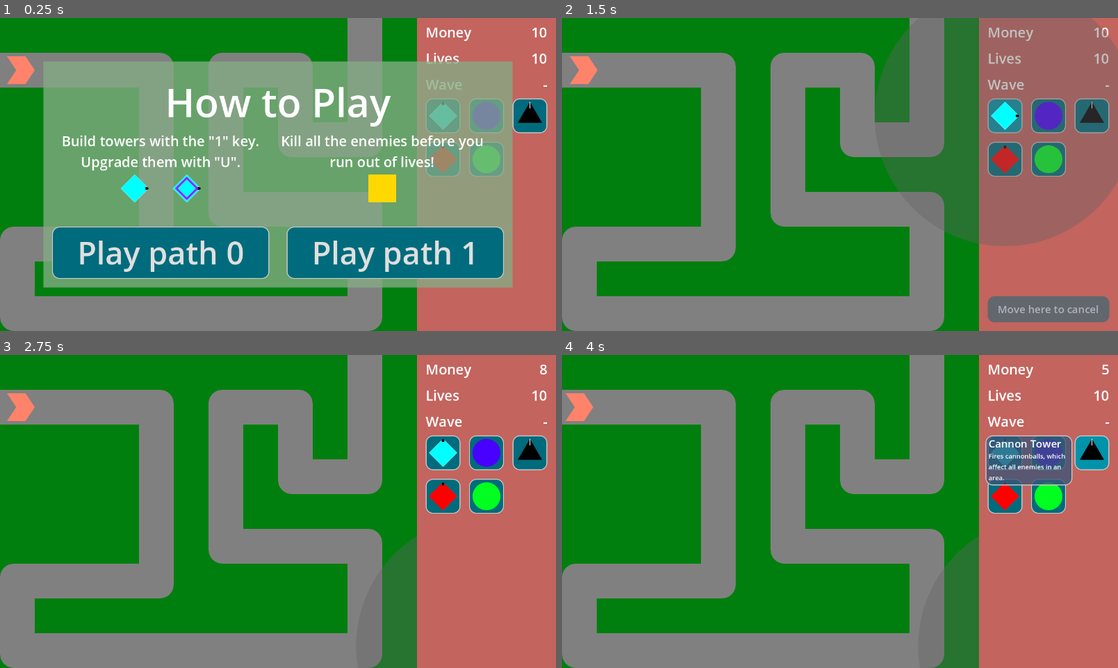
Above: before the commit, frames 1-4 (two rows, left to right).
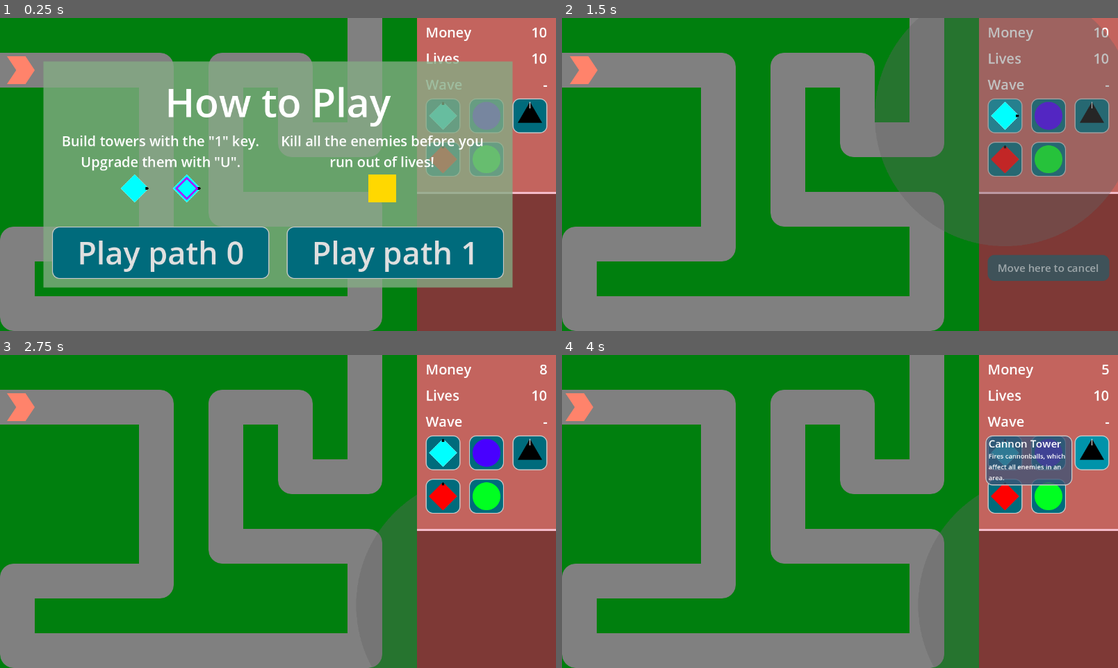
Above: after the commit, the same moments.

Repository: phrasmotica/godot-tower-defence
Game: Godot game, scene res://scenes/game.tscn
Same seed, same stepped clock (60 frames per second), same inputs: the game is played once before the commit and once after it.
Inputs (mouse positions are in pixels of both pictures, inside the frame that each line leads up to):
- Up to frame 1 (0.25 s): no input
- Up to frame 2 (1.5 s): click "Play path 0" at 0.5 s; click (1006, 115) at 1.25 s
- Up to frame 3 (2.75 s): click "Move here to cancel" at 2 s
- Up to frame 4 (4 s): click (1051, 452) at 2.75 s; click (1090, 452) at 3.5 s

The runs differ from the first frame. In frame 1, 5.9% of the frame differs, in the area x 75-100%, y 55-100%; in frame 2, 11%; in frame 3, 12%, in the area x 68-100%, y 44-100%; in frame 4, 12%.
Error in both runs: Cannot call method 'queue_free' on a null value. (res://scripts/game_ui.gd:206)

Commit message:
Create separate UI panel for selected tower info

Diff:
--- a/assets/themes/td_theme.tres
+++ b/assets/themes/td_theme.tres
@@ -69,6 +69,11 @@
 corner_radius_bottom_right = 16
 corner_radius_bottom_left = 16
 
+[sub_resource type="StyleBoxFlat" id="StyleBoxFlat_mi565"]
+bg_color = Color(0.49422, 0.223213, 0.210455, 1)
+border_width_top = 5
+border_color = Color(0.957892, 0.728132, 0.788478, 1)
+
 [resource]
 Button/font_sizes/font_size = 24
 Button/fonts/font = ExtResource("1_bb8q8")
@@ -90,3 +95,5 @@
 MarginContainer/constants/margin_left = 5
 MarginContainer/constants/margin_right = 5
 PanelContainer/styles/panel = SubResource("StyleBoxFlat_26c2h")
+SecondaryPanelContainer/base_type = &"PanelContainer"
+SecondaryPanelContainer/styles/panel = SubResource("StyleBoxFlat_mi565")
--- a/scenes/ui/game_ui.tscn
+++ b/scenes/ui/game_ui.tscn
@@ -27,17 +27,17 @@
 money_label = NodePath("PanelContainer/MarginContainer/VBoxContainer/Labels/MoneyLabel")
 lives_label = NodePath("PanelContainer/MarginContainer/VBoxContainer/Labels/LivesLabel")
 wave_label = NodePath("PanelContainer/MarginContainer/VBoxContainer/Labels/WaveLabel")
-tower_name_label = NodePath("PanelContainer/MarginContainer/VBoxContainer/SelectedTowerButtons/TowerNameLabel")
+tower_name_label = NodePath("TowerPanelContainer/MarginContainer/VBoxContainer/SelectedTowerButtons/TowerNameLabel")
 create_tower_buttons = [NodePath("PanelContainer/MarginContainer/VBoxContainer/TowerButtons/GunTowerButton"), NodePath( …(344 unchanged characters)…
-upgrade_button_0 = NodePath("PanelContainer/MarginContainer/VBoxContainer/SelectedTowerButtons/UpgradeButton0")
-upgrade_button_1 = NodePath("PanelContainer/MarginContainer/VBoxContainer/SelectedTowerButtons/UpgradeButton1")
-sell_button = NodePath("PanelContainer/MarginContainer/VBoxContainer/SelectedTowerButtons/SellButton")
-cancel_button = NodePath("PanelContainer/MarginContainer/VBoxContainer/SelectedTowerButtons/CancelButton")
+upgrade_button_0 = NodePath("TowerPanelContainer/MarginContainer/VBoxContainer/SelectedTowerButtons/UpgradeButton0")
+upgrade_button_1 = NodePath("TowerPanelContainer/MarginContainer/VBoxContainer/SelectedTowerButtons/UpgradeButton1")
+sell_button = NodePath("TowerPanelContainer/MarginContainer/VBoxContainer/SelectedTowerButtons/SellButton")
+cancel_button = NodePath("TowerPanelContainer/MarginContainer/VBoxContainer/SelectedTowerButtons/CancelButton")
 
 [node name="PanelContainer" type="PanelContainer" parent="."]
 layout_mode = 0
 offset_right = 320.0
-offset_bottom = 720.0
+offset_bottom = 400.0
 theme = ExtResource("1_px4ul")
 theme_type_variation = &"FlatPanelContainer"
 
@@ -114,29 +114,45 @@
 tower = ExtResource("11_sj5n7")
 action_name = &"tower_5"
 
-[node name="EmptySpace" type="Control" parent="PanelContainer/MarginContainer/VBoxContainer"]
-custom_minimum_size = Vector2(2.08165e-12, 125)
-layout_mode = 2
-
-[node name="SelectedTowerButtons" type="Control" parent="PanelContainer/MarginContainer/VBoxContainer"]
+[node name="TowerPanelContainer" type="PanelContainer" parent="."]
+layout_mode = 0
+offset_top = 400.0
+offset_right = 320.0
+offset_bottom = 720.0
+theme = ExtResource("1_px4ul")
+theme_type_variation = &"SecondaryPanelContainer"
+
+[node name="MarginContainer" type="MarginContainer" parent="TowerPanelContainer"]
+layout_mode = 2
+theme_override_constants/margin_left = 20
+theme_override_constants/margin_top = 10
+theme_override_constants/margin_right = 20
+theme_override_constants/margin_bottom = 20
+
+[node name="VBoxContainer" type="VBoxContainer" parent="TowerPanelContainer/MarginContainer"]
+layout_mode = 2
+theme_override_constants/separation = 0
+
+[node name="SelectedTowerButtons" type="Control" parent="TowerPanelContainer/MarginContainer/VBoxContainer"]
 custom_minimum_size = Vector2(2.08165e-12, 190)
 layout_mode = 2
 
-[node name="TowerNameLabel" type="Label" parent="PanelContainer/MarginContainer/VBoxContainer/SelectedTowerButtons"]
+[node name="TowerNameLabel" type="Label" parent="TowerPanelContainer/MarginContainer/VBoxContainer/SelectedTowerButtons"]
 layout_mode = 2
 offset_right = 280.0
 offset_bottom = 45.0
+theme_type_variation = &"HeaderSmall"
 theme_override_font_sizes/font_size = 32
 text = "Tower Name"
 
-[node name="UpgradeButton0" parent="PanelContainer/MarginContainer/VBoxContainer/SelectedTowerButtons" instance=ExtResource("6_ork4b")]
+[node name="UpgradeButton0" parent="TowerPanelContainer/MarginContainer/VBoxContainer/SelectedTowerButtons" instance=ExtResource("6_ork4b")]
 layout_mode = 0
 offset_top = 50.0
 offset_bottom = 110.0
 text = "Upgrade 0"
 action_name = &"tower_upgrade_0"
 
-[node name="UpgradeButton1" parent="PanelContainer/MarginContainer/VBoxContainer/SelectedTowerButtons" instance=ExtResource("6_ork4b")]
+[node name="UpgradeButton1" parent="TowerPanelContainer/MarginContainer/VBoxContainer/SelectedTowerButtons" instance=ExtResource("6_ork4b")]
 layout_mode = 0
 offset_top = 130.0
 offset_bottom = 190.0
@@ -144,7 +160,7 @@
 action_name = &"tower_upgrade_1"
 upgrade_index = 1
 
-[node name="SellButton" type="Button" parent="PanelContainer/MarginContainer/VBoxContainer/SelectedTowerButtons"]
+[node name="SellButton" type="Button" parent="TowerPanelContainer/MarginContainer/VBoxContainer/SelectedTowerButtons"]
 layout_mode = 0
 offset_left = 200.0
 offset_top = 130.0
@@ -156,7 +172,7 @@
 theme_override_font_sizes/font_size = 24
 text = "Sell"
 
-[node name="CancelButton" type="Button" parent="PanelContainer/MarginContainer/VBoxContainer/SelectedTowerButtons"]
+[node name="CancelButton" type="Button" parent="TowerPanelContainer/MarginContainer/VBoxContainer/SelectedTowerButtons"]
 visible = false
 layout_mode = 2
 offset_top = 130.0
@@ -169,11 +185,11 @@
 button_mask = 3
 text = "Move here to cancel"
 
-[node name="CancelArea" type="Area2D" parent="PanelContainer/MarginContainer/VBoxContainer/SelectedTowerButtons/CancelButton"]
+[node name="CancelArea" type="Area2D" parent="TowerPanelContainer/MarginContainer/VBoxContainer/SelectedTowerButtons/CancelButton"]
 collision_layer = 32
 collision_mask = 4
 
-[node name="CollisionShape2D" type="CollisionShape2D" parent="PanelContainer/MarginContainer/VBoxContainer/SelectedTowerButtons/CancelButton/CancelArea"]
+[node name="CollisionShape2D" type="CollisionShape2D" parent="TowerPanelContainer/MarginContainer/VBoxContainer/SelectedTowerButtons/CancelButton/CancelArea"]
 position = Vector2(140, 30)
 shape = SubResource("RectangleShape2D_b1ksy")
 
@@ -182,7 +198,7 @@
 [connection signal="create_tower" from="PanelContainer/MarginContainer/VBoxContainer/TowerButtons/CannonTowerButton" to="." method="_on_cannon_tower_button_create_tower"]
 [connection signal="create_tower" from="PanelContainer/MarginContainer/VBoxContainer/TowerButtons/SniperTowerButton" to="." method="_on_cannon_tower_button_create_tower"]
 [connection signal="create_tower" from="PanelContainer/MarginContainer/VBoxContainer/TowerButtons/PoisonTowerButton" to="." method="_on_cannon_tower_button_create_tower"]
-[connection signal="upgrade_tower" from="PanelContainer/MarginContainer/VBoxContainer/SelectedTowerButtons/UpgradeButton0" to="." method="_on_upgrade_button_upgrade_tower"]
-[connection signal="upgrade_tower" from="PanelContainer/MarginContainer/VBoxContainer/SelectedTowerButtons/UpgradeButton1" to="." method="_on_upgrade_button_upgrade_tower"]
-[connection signal="pressed" from="PanelContainer/MarginContainer/VBoxContainer/SelectedTowerButtons/SellButton" to="." method="_on_sell_button_pressed"]
-[connection signal="area_entered" from="PanelContainer/MarginContainer/VBoxContainer/SelectedTowerButtons/CancelButton/CancelArea" to="." method="_on_cancel_area_area_entered"]
+[connection signal="upgrade_tower" from="TowerPanelContainer/MarginContainer/VBoxContainer/SelectedTowerButtons/UpgradeButton0" to="." method="_on_upgrade_button_upgrade_tower"]
+[connection signal="upgrade_tower" from="TowerPanelContainer/MarginContainer/VBoxContainer/SelectedTowerButtons/UpgradeButton1" to="." method="_on_upgrade_button_upgrade_tower"]
+[connection signal="pressed" from="TowerPanelContainer/MarginContainer/VBoxContainer/SelectedTowerButtons/SellButton" to="." method="_on_sell_button_pressed"]
+[connection signal="area_entered" from="TowerPanelContainer/MarginContainer/VBoxContainer/SelectedTowerButtons/CancelButton/CancelArea" to="." method="_on_cancel_area_area_entered"]
Not shown: 1 places in assets/themes/td_theme.tres that only renumber resources
